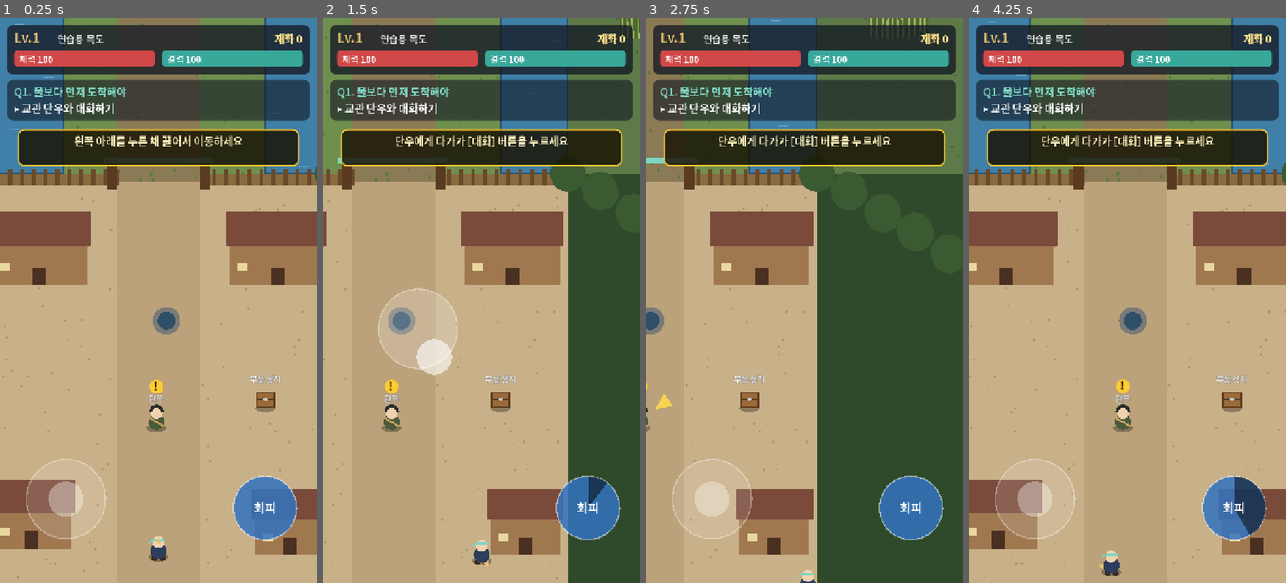
Above: before the commit, frames 1-4 (left to right).
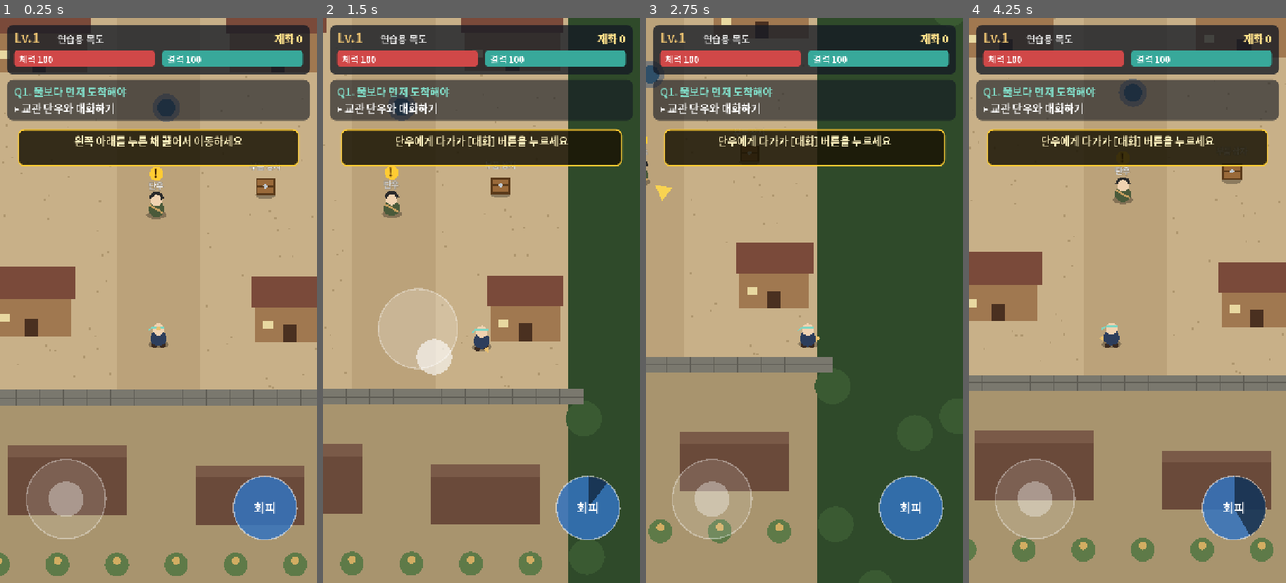
Above: after the commit, the same moments.

Repository: smart2734-beep/naruto-story
Game: Godot game, scene res://scenes/main.tscn
Two runs of this game, one before a commit and one after it. Both use one fixed random seed, a clock stepped at 60 frames per second and the inputs below.
Inputs (mouse positions are in pixels of both pictures, inside the frame that each line leads up to):
- Up to frame 1 (0.25 s): no input
- Up to frame 2 (1.5 s): tap Enter at 0.5 s; move the mouse to (551, 272) at 0.52 s; hold D 0.53-1.25 s; tap E at 0.6 s; click (551, 272) at 0.67 s; tap Space at 0.77, 1.07 s; drag from (418, 328) to (465, 413) at 1.27 s
- Up to frame 3 (2.75 s): move the mouse to (836, 176) at 2.02 s; hold D from 2.03 s (still down); tap Q at 2.1 s
- Up to frame 4 (4.25 s): release D at 2.75 s; drag from (1111, 413) to (1032, 215) at 2.77 s; move the mouse to (1222, 385) at 3.52 s; hold A from 3.53 s (still down); tap R at 3.6 s; tap Space at 3.77, 4.07 s

The runs differ from the first frame. In frame 1, 50% of the frame differs, in the area x 0-100%, y 0-100%; in frame 2, 38%; in frame 3, 34%; in frame 4, 51%.

Commit message:
Settle engine version, fix start camera framing, verify spirit rules
P0-1: The development and verification baseline is Godot 4.7.2.stable.official.ed1daf0bf
(the executable on the user's PC). Codex's 4.6.3 run covered only 112e6c7's Q1.

P0-2: The start point sat near the bottom map edge, so the camera hit its
limit and the player rendered at ~94% of screen height. Collision bounds are
unchanged. The camera's bottom limit gets a 260px render margin, drawn as a
non-walkable yard. The player now renders at 56% in start, dialogue, aim,
and reward captures (720x1280 logical).

P1-1: An out-of-combat 도톰 switch is now instant with a visual-only cue, per
design doc 6.5. Combat switches keep the 2s wind-up, cancel on hit or dodge,
and start a 10s cooldown.

Autotest: Q1 restored to the original 22 items, per-section tallies added,
11 spirit-rule checks for exclusivity, cancel, and cooldown, and a --q1
option. Result: Q1 22, Q2 21, Q3 24, spirit 11 = 78 pass, exit 0.

Diff:
--- a/game/scripts/devtools.gd
+++ b/game/scripts/devtools.gd
@@ -69,6 +69,9 @@
 
 
 func _check(ok: bool, what: String) -> void:
+	_section_total += 1
+	if ok:
+		_section_ok += 1
 	print(("  [OK]   " if ok else "  [FAIL] ") + what)
 	if not ok:
 		fails.append(what)
@@ -96,22 +99,41 @@
 
 func _autotest() -> void:
 	await _wait(0.3)
-	await _test_q1()
-	await _test_q2()
-	await _test_q3()
+	var only_q1 := OS.get_cmdline_user_args().has("--q1")
+	await _section("Q1", _test_q1)
+	if not only_q1:
+		await _section("Q2", _test_q2)
+		await _section("Q3", _test_q3)
+		await _section("영물 규칙", _test_spirit_rules)
+	for line in _summary:
+		print(line)
 	print("=== RESULT: %s (%d fail) ===" % ["PASS" if fails.is_empty() else "FAIL", fails.size()])
 	get_tree().quit(0 if fails.is_empty() else 1)
 
 
+var _summary: Array[String] = []
+var _section_ok := 0
+var _section_total := 0
+
+
+func _section(title: String, body: Callable) -> void:
+	print("=== %s ===" % title)
+	_section_ok = 0
+	_section_total = 0
+	await body.call()
+	_summary.append("  %s: %d/%d" % [title, _section_ok, _section_total])
+
+
+## Q1: 최초 구현(112e6c7)의 22개 항목을 같은 순서·의미로 유지한다.
 func _test_q1() -> void:
-	print("=== Q1 ===")
 	var p = m.player
 	_check(m.stage == Main.Stage.TALK_DANU, "시작 단계는 단우와 대화")
 	_teleport(m.danu.position + Vector2(0, 24))
 	await _settle()
 	_check(m.current_interact == m.danu, "단우 근처에서 상호작용 대상이 단우")
 	m._on_interact(m.current_interact)
-	_check(m.hud.dialogue_active(), "대화 시작")
+	await _settle()
+	_check(p.locked and m.hud.dialogue_active(), "대화 중 조작 잠금")
 	m.hud.skip_dialogue()
 	_check(m.stage == Main.Stage.GET_CRATE, "대화 후 상자 받기 단계")
 
@@ -121,7 +143,7 @@
 
 	_teleport(Main.ENTRANCE + Vector2(0, -20))
 	await _settle()
-	_check(m.stage == Main.Stage.CROSS, "입구 도착 → 필드 진입")
+	_check(m.stage == Main.Stage.CROSS and m.checkpoint_for(Main.ENTRANCE + Vector2(0, -300)) == Main.ENTRANCE, "입구 도착 → 필드 진입, 재시작 지점 갱신")
 
 	var b1 = _enemy("ironbeak")
 	_teleport(b1.home + Vector2(0, 120))
@@ -153,15 +175,25 @@
 	_check(not p.dead and p.position.distance_to(Main.ENTRANCE) < 2.0 and p.carrying and p.hp == p.max_hp, "입구에서 재시작, 부품 유지, 체력 회복")
 
 	_teleport(m.haon.position + Vector2(0, 30))
+	await _settle()
+	_check(m.current_interact == m.haon, "하온 근처에서 상호작용 대상이 하온")
+	m._on_interact(m.haon)
+	m.hud.skip_dialogue()
+	_check(GameState.level == 2 and GameState.currency == 20 and GameState.has_skill("사선베기") and GameState.weapon == "기본 장도", "보상: Lv.2, 재화 20, 사선베기, 기본 장도")
+	_check(not p.carrying and m.stage == Main.Stage.BACKFLOW, "전달 후 수문 이벤트 단계")
+	await _wait(3.0)
+	m.hud.skip_dialogue()
+	_check(m.world.backflow > 0.5, "수문 역류 연출")
+	_check(m.maedeup.visible and m.stage == Main.Stage.TALK_MAEDEUP, "매듭 등장, Q2 요청 대기")
+	_barrier_before_q2 = m.world.blocker_enabled("east_barrier")
+	await _wait(2.0)
+	_teleport(m.maedeup.position + Vector2(0, 20))
+	await _interact(m.maedeup)
+	_check(m.stage == Main.Stage.Q2_GO_BANK, "매듭 대화 후 Q1 완료 (Q2 시작)")
+
+	_teleport(m.haon.position + Vector2(0, 30))
 	await _interact(m.haon)
-	_check(GameState.level == 2 and GameState.currency == 20 and GameState.has_skill("사선베기") and GameState.weapon == "기본 장도", "Q1 보상: Lv.2, 재화 20, 사선베기, 기본 장도")
-	await _wait(3.0)
-	m.hud.skip_dialogue()
-	_check(m.world.backflow > 0.5 and m.stage == Main.Stage.TALK_MAEDEUP, "수문 역류 → 매듭 등장")
-	m._deliver_q1()
-	_check(GameState.currency == 20, "Q1 보상은 한 번만 지급")
-	await _wait(3.0)
-	m.hud.skip_dialogue()
+	_check(GameState.currency == 20 and not GameState.claim_reward("Q1"), "Q1 보상은 한 번만 지급")
 
 	await _settle()
 	p.gyeol = 100.0
@@ -170,16 +202,14 @@
 	_check(not p.try_skill(), "재사용 대기 중에는 다시 쓸 수 없음")
 
 
+var _barrier_before_q2 := false
+
+
 func _test_q2() -> void:
-	print("=== Q2 ===")
 	var p = m.player
 	var w = m.world
-	_check(w.blocker_enabled("east_barrier"), "Q2 전에는 동쪽 다리 통제선이 막혀 있음")
-	_teleport(m.maedeup.position + Vector2(0, 20))
-	await _interact(m.maedeup)
-	await _settle()
-	_check(m.stage == Main.Stage.Q2_GO_BANK and not w.blocker_enabled("east_barrier"), "매듭 대화 → Q2 시작, 통제선 열림")
-
+	await _settle()
+	_check(_barrier_before_q2 and not w.blocker_enabled("east_barrier"), "Q2 전에는 동쪽 다리가 막혀 있고, Q2 시작 시 열림")
 	# 실제로 걸어서 다리를 건넌다
 	_teleport(Vector2(270, 904))
 	m.hud.forced_move = Vector2.RIGHT
@@ -262,7 +292,6 @@
 
 
 func _test_q3() -> void:
-	print("=== Q3 ===")
 	var p = m.player
 	var w = m.world
 	var d = m.dotom
@@ -272,8 +301,15 @@
 	await _interact(m.haon)
 	_check(m.stage == Main.Stage.Q3_FIND, "하온 대화 → 동행 도톰과 틈 앞으로")
 
+	# 배타성: 신발 상태에서는 동행 탐지가 일어나지 않는다
+	m._on_portrait()
+	_check(p.shoe and p.transform_t == 0.0 and p.transform_fx > 0.0, "전투 밖 변신은 즉시 적용, 조작을 막지 않는 연출만")
+	_teleport(Main.GAP_START)
+	await _wait(1.0)
+	_check(w.leaf_marks.is_empty() and m.stage == Main.Stage.Q3_FIND and m.hud.hint_text.begins_with("도톰을 동행"), "신발 상태에서는 동행 탐지 없음 (안내 표시)")
+	m._on_portrait()
+	_check(not p.shoe and d.state == Dotom.State.COMPANION and m.spirit_switch_cd == 0.0, "전투 밖에서는 대기시간 없이 다시 동행으로")
 	# 동행 탐지
-	_teleport(Main.GAP_START)
 	d.position = Main.GAP_START + Vector2(-20, 10)
 	var marked: bool = await _wait_until(func(): return m.stage == Main.Stage.Q3_TRANSFORM, 4.0)
 	_check(marked and GameState.flag("q3_detect") and w.leaf_marks.size() == 1, "도톰 동행 탐지 → 안전 발판에 잎 표시")
@@ -286,10 +322,9 @@
 	await _wait(0.8)
 	_check(p.position == Main.GAP_START and p.gyeol == p.max_gyeol, "출발 발판 복귀, 연습 구간이라 결력 즉시 회복")
 
-	# 변신 (전투 밖: 짧은 연출)
-	m._on_portrait()
-	_check(absf(p.transform_t - Main.TRANSFORM_CALM) < 0.05, "전투 밖 변신은 짧은 연출 (%.1f초)" % Main.TRANSFORM_CALM)
-	await _wait(1.0)
+	# 신발로 변신
+	m._on_portrait()
+	await _settle()
 	_check(p.shoe and d.state == Dotom.State.EQUIPPED and not d.visible and m.hud.spirit_form == "신발", "도톰이 신발로 변신 (동행 효과 없음)")
 	_check(m.stage == Main.Stage.Q3_GAP, "틈 건너기 단계")
 
@@ -332,15 +367,6 @@
 	await _wait(1.5)
 	_check(pt.state == Patrol.State.PATROL and p.hp == p.max_hp, "순찰기 뒤쪽은 안전")
 
-	# 전투 중 변신: 2초 준비, 맞으면 취소
-	m.spirit_switch_cd = 0.0
-	_teleport(Vector2(940, 100))
-	await _settle()
-	m._on_portrait()
-	_check(absf(p.transform_t - Main.TRANSFORM_COMBAT) < 0.05, "전투 중 변신은 2초 준비")
-	p.invuln = 0.0
-	p.take_damage(1.0, pt.position, pt)
-	_check(p.transform_t == 0.0 and p.shoe, "준비 중 맞으면 변신 취소 (신발 유지)")
 
 	# 되받기는 Q3 보상 전이라 아직 없음
 	_check(not p.try_guard(), "되받기는 아직 배우지 않음")
@@ -447,6 +473,9 @@
 		_:
 			await _wait(0.6)
 	await RenderingServer.frame_post_draw
+	var vp := get_viewport().get_visible_rect().size
+	var sp: Vector2 = get_viewport().get_canvas_transform() * m.player.global_position
+	print("viewport %dx%d, player screen %.0f%% x / %.0f%% y" % [vp.x, vp.y, sp.x / vp.x * 100.0, sp.y / vp.y * 100.0])
 	var img := get_viewport().get_texture().get_image()
 	img.save_png(path)
 	print("saved ", path)
@@ -496,3 +525,85 @@
 	await _interact(m.haon)
 	m.hud.clear_hint()
 	m.hud.toasts.clear()
+
+
+## CLAUDE.md: 동행/장비 효과의 배타성·변신 취소·전환 대기시간을 직접 검증한다.
+func _test_spirit_rules() -> void:
+	var p = m.player
+	var d = m.dotom
+	m.hud.skip_dialogue()
+	# 남은 적을 정리하고 전투 밖에서 동행 상태로 맞춘다
+	for e in m.enemies:
+		if is_instance_valid(e) and e.alive:
+			e.take_hit(9999.0, Vector2.ZERO)
+	await _wait(0.6)
+	m.spirit_switch_cd = 0.0
+	p.transform_t = 0.0
+	p.respawn(Vector2(450, 120))
+	if p.shoe:
+		m._on_portrait()
+	await _settle()
+
+	# 효과 배타성: 이동속도와 노드 표시
+	_teleport(Vector2(500, 100))
+	m.hud.forced_move = Vector2.RIGHT
+	await _wait(0.2)
+	var v_companion: float = p.velocity.length()
+	m.hud.forced_move = null
+	_check(absf(v_companion - p.SPEED) < 0.5 and d.visible and not p.shoe, "동행: 신발 이동 보너스 없음 (%.0f), 도톰이 곁에 보임" % v_companion)
+	m._on_portrait()
+	_teleport(Vector2(500, 100))
+	m.hud.forced_move = Vector2.RIGHT
+	await _wait(0.2)
+	var v_shoe: float = p.velocity.length()
+	m.hud.forced_move = null
+	_check(absf(v_shoe - p.SPEED * p.SHOE_SPEED_MULT) < 0.5 and not d.visible and d.state == Dotom.State.EQUIPPED, "신발: 이동속도 +5%% (%.0f), 동행 도톰은 사라짐" % v_shoe)
+	m._on_portrait()
+	await _settle()
+
+	# 전투 중 변신: 준비 2초, 이동 불가, 피격·회피로 취소, 성공 후 10초 대기
+	var dummy = Patrol.new()
+	dummy.min_x = 800.0
+	dummy.max_x = 800.0
+	m._add_enemy(dummy, Vector2(800, 100), "patrol")
+	dummy.player = p
+	dummy.facing = 1.0
+	dummy.turn_wait = 999.0
+	_teleport(Vector2(700, 100))
+	p.invuln = 0.0
+	await _settle()
+	m.spirit_switch_cd = 0.0
+	m._on_portrait()
+	_check(absf(p.transform_t - Main.TRANSFORM_COMBAT) < 0.05 and not p.shoe, "전투 중 변신은 2초 준비, 준비 중에는 아직 동행")
+	m.hud.forced_move = Vector2.LEFT
+	await _wait(0.3)
+	m.hud.forced_move = null
+	_check(p.position.distance_to(Vector2(700, 100)) < 1.0, "준비 중에는 이동할 수 없음")
+	p.invuln = 0.0
+	p.take_damage(1.0, dummy.position, dummy)
+	_check(p.transform_t == 0.0 and not p.shoe and d.state == Dotom.State.COMPANION, "준비 중 맞으면 취소, 상태 유지")
+	_check(m.spirit_switch_cd == 0.0, "취소된 변신에는 전환 대기시간 없음")
+	await _wait(0.8)
+	m._on_portrait()
+	await _wait(0.2)
+	m.hud.forced_move = Vector2.LEFT
+	p.move_input = Vector2.LEFT
+	p.try_dodge()
+	m.hud.forced_move = null
+	_check(p.transform_t == 0.0 and not p.shoe, "준비 중 회피하면 취소")
+	await _wait(0.8)
+	_teleport(Vector2(700, 100))
+	await _settle()
+	m._on_portrait()
+	await _wait(Main.TRANSFORM_COMBAT + 0.2)
+	_check(p.shoe and d.state == Dotom.State.EQUIPPED, "2초 준비를 마치면 신발로 전환")
+	_check(m.spirit_switch_cd > Main.TRANSFORM_COMBAT_CD - 0.5, "전투 변신 성공 후 10초 전환 대기 (%.1f초 남음)" % m.spirit_switch_cd)
+	m._on_portrait()
+	await _settle()
+	_check(p.shoe and p.transform_t == 0.0, "대기시간 중에는 다시 바꿀 수 없음")
+	m.spirit_switch_cd = 0.05
+	await _wait(0.2)
+	_teleport(Vector2(450, 120))
+	await _settle()
+	m._on_portrait()
+	_check(not p.shoe and d.state == Dotom.State.COMPANION, "대기시간이 끝나면 다시 전환 가능")
--- a/game/scripts/main.gd
+++ b/game/scripts/main.gd
@@ -40,9 +40,10 @@
 const XP := {"ironbeak": 15, "beetle": 20, "patrol": 30}
 ## 상단 HUD에 가리지 않도록 플레이어를 화면 중앙보다 조금 아래에 둔다.
 const CAMERA_LOOK_AHEAD := Vector2(0, -36)
-## 영물 변신 (기획서 6장 규칙 5): 전투 중 2초 준비·피격 시 취소·성공 후 10초 대기, 전투 밖은 짧은 연출만.
+## 영물 변신 (기획서 6장 규칙 5): 전투 중 2초 준비·피격 시 취소·성공 후 10초 대기.
+## 전투 밖은 즉시 전환하고, 조작을 막지 않는 짧은 연출(TRANSFORM_FX초)만 보여준다.
 const TRANSFORM_COMBAT := 2.0
-const TRANSFORM_CALM := 0.8
+const TRANSFORM_FX := 0.8
 const TRANSFORM_COMBAT_CD := 10.0
 const COMBAT_RADIUS := 220.0
 
@@ -133,7 +134,7 @@
 	camera.limit_left = 0
 	camera.limit_top = -int(World.TOP_MARGIN)
 	camera.limit_right = int(MAP_SIZE.x)
-	camera.limit_bottom = int(MAP_SIZE.y)
+	camera.limit_bottom = int(MAP_SIZE.y + World.BOTTOM_MARGIN)
 	camera.offset = CAMERA_LOOK_AHEAD
 	camera.position_smoothing_enabled = true
 	camera.position_smoothing_speed = 8.0
@@ -587,7 +588,10 @@
 	_transform_in_combat = _in_combat()
 	if _transform_in_combat:
 		hud.toast("변신 준비 2초 — 맞으면 끊겨요")
-	player.start_transform(TRANSFORM_COMBAT if _transform_in_combat else TRANSFORM_CALM)
+		player.start_transform(TRANSFORM_COMBAT)
+	else:
+		player.transform_fx = TRANSFORM_FX
+		_on_transform_done()
 
 
 func _in_combat() -> bool:
@@ -597,9 +601,12 @@
 	return false
 
 
+## 한 영물은 동행 또는 장비 중 한 상태만 가진다 (기획서 6장 규칙 3).
+## 신발이면 dotom 노드가 숨고 동행 탐지·경고가 멈추며, 동행이면 player.shoe가 꺼져 추가 한 걸음·이동속도 보너스가 없다.
 func _on_transform_done() -> void:
 	if _transform_in_combat:
 		spirit_switch_cd = TRANSFORM_COMBAT_CD
+		_transform_in_combat = false
 	if _pending_shoe:
 		dotom.equip()
 		player.shoe = true
--- a/game/scripts/player.gd
+++ b/game/scripts/player.gd
@@ -72,6 +72,7 @@
 var guard_cd := 0.0
 var transform_t := 0.0
 var transform_total := 0.0
+var transform_fx := 0.0  ## 전투 밖 즉시 변신의 연출 시간 (조작은 막지 않음)
 var since_action := 99.0
 var hurt_flash := 0.0
 var walk_t := 0.0
@@ -108,6 +109,7 @@
 	guard_cd = maxf(guard_cd - delta, 0.0)
 	hurt_flash = maxf(hurt_flash - delta, 0.0)
 	fall_t = maxf(fall_t - delta, 0.0)
+	transform_fx = maxf(transform_fx - delta, 0.0)
 
 	if was_dodging and dodge_t <= 0.0:
 		_try_extra_step()
@@ -366,6 +368,13 @@
 		var p := 1.0 - transform_t / transform_total
 		draw_arc(Vector2.ZERO, 18.0, -PI / 2.0, -PI / 2.0 + TAU * p, 24, Color("8fdc5a"), 2.5)
 
+	if transform_fx > 0.0:
+		# 발치에서 잎이 감겨 오르는 짧은 연출
+		var k := 1.0 - transform_fx / 0.8
+		for i in 6:
+			var ang := k * TAU + i * TAU / 6.0
+			draw_circle(Vector2(cos(ang) * 12.0, 8.0 - k * 14.0 + sin(ang) * 4.0), 2.0, Color(0.56, 0.86, 0.35, 1.0 - k))
+
 	if slash_t > 0.0:
 		var a := slash_dir.angle()
 		var r := 22.0 if skill_t <= 0.0 and slash_t <= 0.15 else 28.0
--- a/game/scripts/world.gd
+++ b/game/scripts/world.gd
@@ -13,6 +13,9 @@
 const FIELD_BOTTOM := 1480.0
 const PLATFORM_BOTTOM := 216.0
 const TOP_MARGIN := 240.0
+## 지도 아래 렌더링 여백. 충돌 경계(H)는 그대로 두고 카메라만 더 내려갈 수 있게 한다.
+## 시작 지점(y 1850)에서도 플레이어가 화면 세로 45~62% 안에 오도록 한다 (아트 명세 6장).
+const BOTTOM_MARGIN := 260.0
 const PIT_LAYER := 2
 
 const HOUSES: Array[Rect2] = [Rect2(24, 1520, 96, 64), Rect2(264, 1520, 96, 64), Rect2(24, 1790, 80, 60), Rect2(290, 1800, 70, 56)]
@@ -312,6 +315,7 @@
 		draw_rect(r, Color("8a6a40"))
 		for x in range(int(r.position.x), int(r.end.x), 12):
 			draw_rect(Rect2(x, r.position.y - 4, 4, r.size.y + 4), Color("6a4a28"))
+	_draw_south_margin()
 	draw_rect(Rect2(140, 1460, 10, 28), Color("5a3a20"))
 	draw_rect(Rect2(234, 1460, 10, 28), Color("5a3a20"))
 	draw_rect(Rect2(136, 1456, 112, 6), Color("7fd6c2"))
@@ -436,3 +440,26 @@
 			elif not wp["hidden"]:
 				for i in 3:
 					draw_line(rr.position + Vector2(10 + i * 22, 6), rr.position + Vector2(18 + i * 22, rr.size.y - 6), Color("2a1a10"), 1.5)
+
+
+## 지도 남쪽 밖: 이동할 수 없는 마을 담장과 교육원 뒤뜰. 카메라 여백용 장식.
+func _draw_south_margin() -> void:
+	var top := H - 16.0
+	draw_rect(Rect2(-64, top, COL_W + 64, BOTTOM_MARGIN + 16), Color("a8946e"))
+	draw_rect(Rect2(COL_W - 16, top, W - COL_W + 80, BOTTOM_MARGIN + 16), Color("2f4a2a"))
+	for i in 18:
+		var c := Vector2(COL_W + fposmod(i * 83.0, W - COL_W), top + 30 + fposmod(i * 47.0, BOTTOM_MARGIN - 40))
+		draw_circle(c, 18.0, Color("3a5a32"))
+	# 담장
+	draw_rect(Rect2(0, top, COL_W, 16), Color("7a786e"))
+	for x in range(0, int(COL_W), 24):
+		draw_line(Vector2(x, top), Vector2(x, H), Color("5e5c54"), 1.0)
+	draw_line(Vector2(0, top + 8), Vector2(COL_W, top + 8), Color("5e5c54"), 1.0)
+	# 교육원 뒤뜰 지붕과 화단
+	draw_rect(Rect2(40, H + 40, 120, 70), Color("6a4a3a"))
+	draw_rect(Rect2(40, H + 40, 120, 12), Color("7a5a48"))
+	draw_rect(Rect2(230, H + 60, 110, 60), Color("6a4a3a"))
+	draw_rect(Rect2(230, H + 60, 110, 12), Color("7a5a48"))
+	for i in 6:
+		draw_circle(Vector2(30 + i * 60, H + 160), 12.0, Color("5e7a48"))
+		draw_circle(Vector2(30 + i * 60, H + 156), 4.0, Color("d2ad62"))
Not shown, changed: README.md
Not shown, changed: docs/project-status.md
Not shown, added: docs/reference/camera-aim.png
Not shown, added: docs/reference/camera-dialogue.png
Not shown, added: docs/reference/camera-reward.png
Not shown, added: docs/reference/camera-start.png
